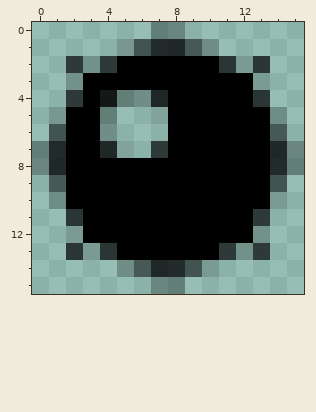
One commit to this pixel-art sprite: assets/Minesweeper/textures/mine.png. Above, as it was before the edit.
The file is 16x16 pixels. Pixels under 10% opacity are left out. Colours within 5 levels of each other are drawn and written as one.
And afterwards:
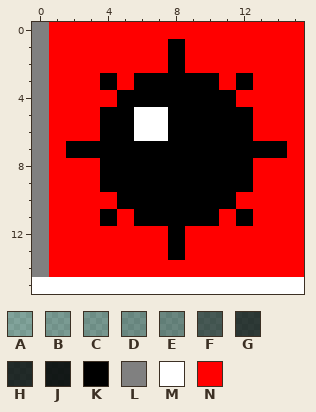
Palette (. is transparent): A #00000024  B #0000002f  C #00000035  D #00000040  E #0000004b  F #00000087  G #000000b1  H #000000c5  J #000000dd  K #000000  L #808080  M #ffffff  N #ff0000
What changed:
Changed rows in their new state; - is an unchanged pixel.
first column x 0:
 0 LNNNNNNNNNNNNNNN
 1 LNNNNNNNKNNNNNNN
 2 LNNNNNNN-NNNNNNN
 3 LNNN-N-----N-NNN
 4 LNNNNKKK----NNNN
 5 LNNNKKMM-----NNN
 6 LNNNKKMM-----NNN
 7 LN--KKKK------KN
 8 LNNN---------NNN
 9 LNNN---------NNN
10 LNNNN-------NNNN
11 LNNN-N-----N-NNN
12 LNNNNNNN-NNNNNNN
13 LNNNNNNN-NNNNNNN
14 LNNNNNNNNNNNNNNN
15 MMMMMMMMMMMMMMMM
Boxes around the changes in both pictures, in picture pixels (x1, y1, x2, y2):
changed: (32, 22, 304, 294)
